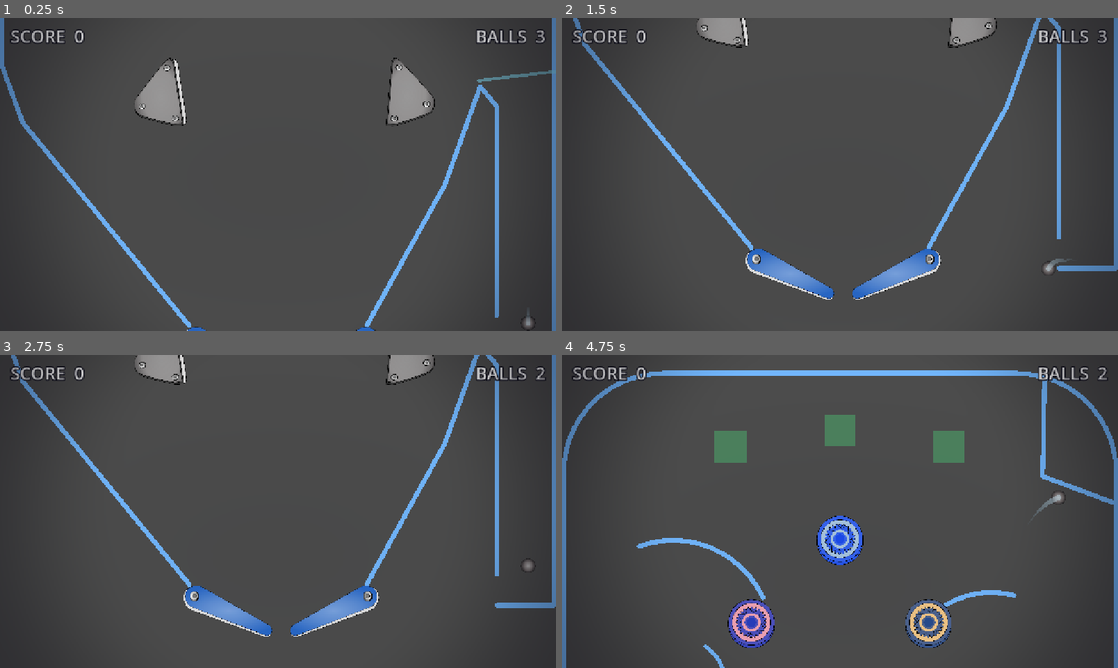
Above: before the commit, frames 1-4 (two rows, left to right).
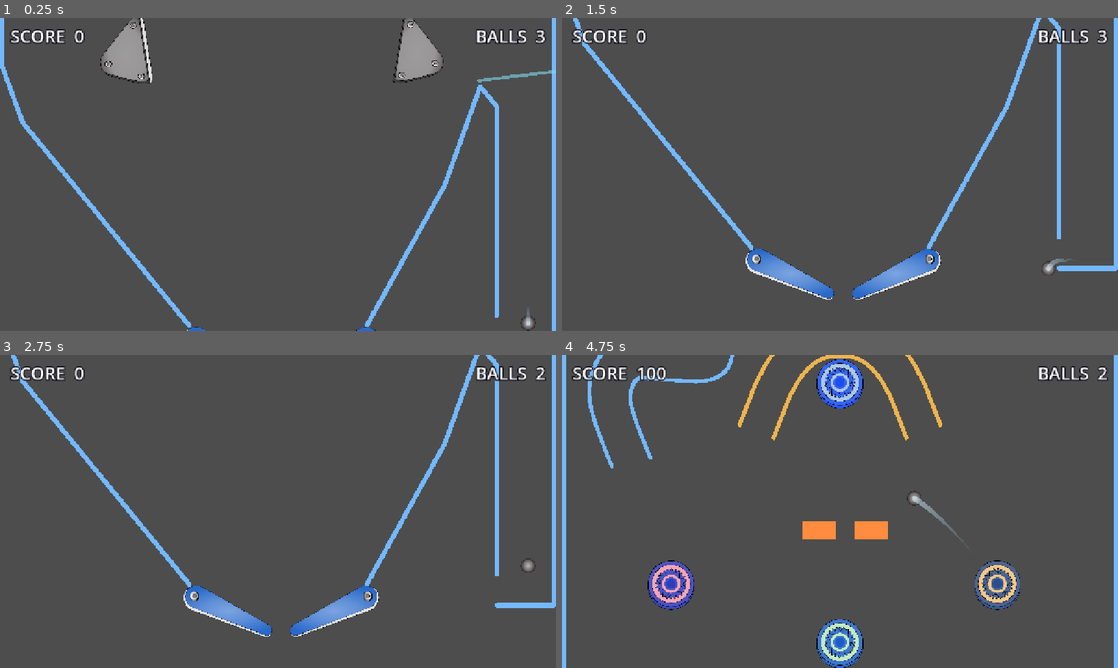
Above: after the commit, the same moments.

Repository: eddieedease/gdpb
Game: Godot game, scene res://scenes/advanced_table.tscn
Same seed, same stepped clock (60 frames per second), same inputs: the game is played once before the commit and once after it. This scene is started directly instead of the project's main scene. Sound files missing from this copy of the repository are replaced by a short silence.
Inputs:
- Up to frame 1 (0.25 s): no input
- Up to frame 2 (1.5 s): tap Enter (restart) at 0.5 s; hold E (nudge_right) 0.53-1.28 s; hold Space (launch) 0.53-1.28 s; hold Down (ui_down) from 1.28 s (still down); tap Space (launch) at 1.35 s
- Up to frame 3 (2.75 s): release Down (ui_down) at 2.03 s; hold E (nudge_right) from 2.03 s (still down); hold Space (launch) from 2.03 s (still down)
- Up to frame 4 (4.75 s): release E (nudge_right) at 2.78 s; release Space (launch) at 2.78 s; hold Up (ui_up) 2.78-3.53 s; tap Space (launch) at 2.85, 4.35 s; hold Space (launch) 3.53-4.28 s; hold A (flipper_left) from 3.53 s (still down)

The runs differ from the first frame. In frame 1, 11% of the frame differs, in the area x 0-100%, y 0-100%; in frame 2, 7.4%; in frame 3, 7.4%; in frame 4, 19%.

Commit message:
advanced table layout changes

Diff:
--- a/scenes/advanced_table.tscn
+++ b/scenes/advanced_table.tscn
@@ -78,19 +78,13 @@
 [node name="Deflector" parent="." unique_id=1949412675 instance=ExtResource("5_6qs8c")]
 points = PackedVector2Array(1170, 360, 1028.87, 307.075, 1032, 123)
 
-[node name="OrbitLeft" parent="." unique_id=1952455411 instance=ExtResource("5_6qs8c")]
-points = PackedVector2Array(255.016, 441.458, 277.529, 434.808, 300.689, 430.984, 324.145, 430.045, 347.537, 432.006, 370.509, 436.837, 392.71, 444.463, 413.801, 454.769, 433.46, 467.597, 451.387, 482.751, 467.309, 500, 480.983, 519.081, 492.198, 539.703)
-
-[node name="OrbitRight" parent="." unique_id=1940209503 instance=ExtResource("5_6qs8c")]
-points = PackedVector2Array(782.776, 615, 792.904, 599.477, 804.663, 585.15, 817.911, 572.187, 832.492, 560.744, 848.232, 550.956, 864.944, 542.94, 882.429, 536.792, 900.48, 532.583, 918.881, 530.364, 937.415, 530.162, 955.861, 531.979, 973.999, 535.793)
-
 [node name="LedgeLeft" parent="." unique_id=31293273 instance=ExtResource("5_6qs8c")]
-position = Vector2(0, -296)
+position = Vector2(0, -107)
 points = PackedVector2Array(250, 1440, 374, 1420)
 
 [node name="LedgeRight" parent="." unique_id=883286112 instance=ExtResource("5_6qs8c")]
-position = Vector2(0, -296)
-points = PackedVector2Array(1030, 1440, 906, 1420)
+position = Vector2(4, -431)
+points = PackedVector2Array(1030, 1440, 960.57117, 1457.3572, 910, 1470)
 
 [node name="Bumper0" parent="." unique_id=941541461 instance=ExtResource("7_t1bve")]
 modulate = Color(0.7, 0.85, 1, 1)
@@ -98,43 +92,39 @@
 
 [node name="Bumper1" parent="." unique_id=1606619932 instance=ExtResource("7_t1bve")]
 modulate = Color(1, 0.7, 0.8, 1)
-position = Vector2(470, 590)
+position = Vector2(316, 816)
 
 [node name="Bumper2" parent="." unique_id=1613699457 instance=ExtResource("7_t1bve")]
 modulate = Color(1, 0.85, 0.6, 1)
-position = Vector2(810, 590)
+position = Vector2(942, 816)
 
 [node name="Bumper3" parent="." unique_id=313051755 instance=ExtResource("7_t1bve")]
 modulate = Color(0.8, 1, 0.85, 1)
-position = Vector2(640, 885)
+position = Vector2(640, 928)
 
 [node name="Bumper4" parent="." unique_id=260161831 instance=ExtResource("7_t1bve")]
 modulate = Color(0.7, 0.85, 1, 1)
-position = Vector2(416, 1314)
-
-[node name="Bumper5" parent="." unique_id=1060733133 instance=ExtResource("7_t1bve")]
-modulate = Color(1, 0.7, 0.8, 1)
-position = Vector2(861, 1314)
+position = Vector2(173, 1503)
 
 [node name="Bumper6" parent="." unique_id=192596124 instance=ExtResource("7_t1bve")]
 modulate = Color(1, 0.85, 0.6, 1)
-position = Vector2(640, 1166)
+position = Vector2(640, 1355)
 
 [node name="Bumper7" parent="." unique_id=1159808320 instance=ExtResource("7_t1bve")]
 modulate = Color(0.8, 1, 0.85, 1)
-position = Vector2(312, 1070)
+position = Vector2(312, 1259)
 
 [node name="Bumper8" parent="." unique_id=529326980 instance=ExtResource("7_t1bve")]
 modulate = Color(0.7, 0.85, 1, 1)
-position = Vector2(980, 1064)
+position = Vector2(980, 1253)
 
 [node name="SlingshotLeft" parent="." unique_id=1598665447 instance=ExtResource("9_kus3o")]
-position = Vector2(409, 1957)
+position = Vector2(344, 1876)
 rotation = -1.72514
 
 [node name="SlingshotRight" parent="." unique_id=1673090969 instance=ExtResource("10_4c6oi")]
-position = Vector2(897, 1955)
-rotation = -1.48766
+position = Vector2(915, 1874.9999)
+rotation = -1.4088156
 scale = Vector2(1, -1)
 
 [node name="DropTarget1" type="StaticBody2D" parent="." unique_id=705315852 groups=["drop_targets"]]
@@ -168,10 +158,10 @@
 scale = Vector2(1.3, 1.3)
 
 [node name="FlipperUpperLeft" parent="." unique_id=2065809876 instance=ExtResource("12_78gja")]
-position = Vector2(380, 1084)
+position = Vector2(380, 1273)
 
 [node name="FlipperUpperRight" parent="." unique_id=1566270602 instance=ExtResource("14_3tj61")]
-position = Vector2(900, 1084)
+position = Vector2(900, 1273)
 
 [node name="Rollover0" type="Area2D" parent="." unique_id=1968767991 groups=["rollovers"]]
 position = Vector2(430, 250)
@@ -224,17 +214,18 @@
 rotation = -0.12
 
 [node name="ExampleRail" parent="." unique_id=689590988 instance=ExtResource("16_rail")]
-position = Vector2(307.08792, 799)
-rotation = -1.5708
+position = Vector2(274, 436)
+rotation = -1.0062875
 scale = Vector2(1, 1.1728023)
 
 [node name="ExampleRamp" parent="." unique_id=588782854 instance=ExtResource("17_ramp")]
-position = Vector2(640, 899)
+position = Vector2(640, 461)
 
 [node name="Ambiance" type="CanvasLayer" parent="." unique_id=692629535]
 layer = 5
 
 [node name="Vignette" type="ColorRect" parent="Ambiance" unique_id=77046938]
+visible = false
 modulate = Color(1, 1, 1, 0.34117648)
 self_modulate = Color(1, 1, 1, 0.11372549)
 material = SubResource("shader_vignette")
